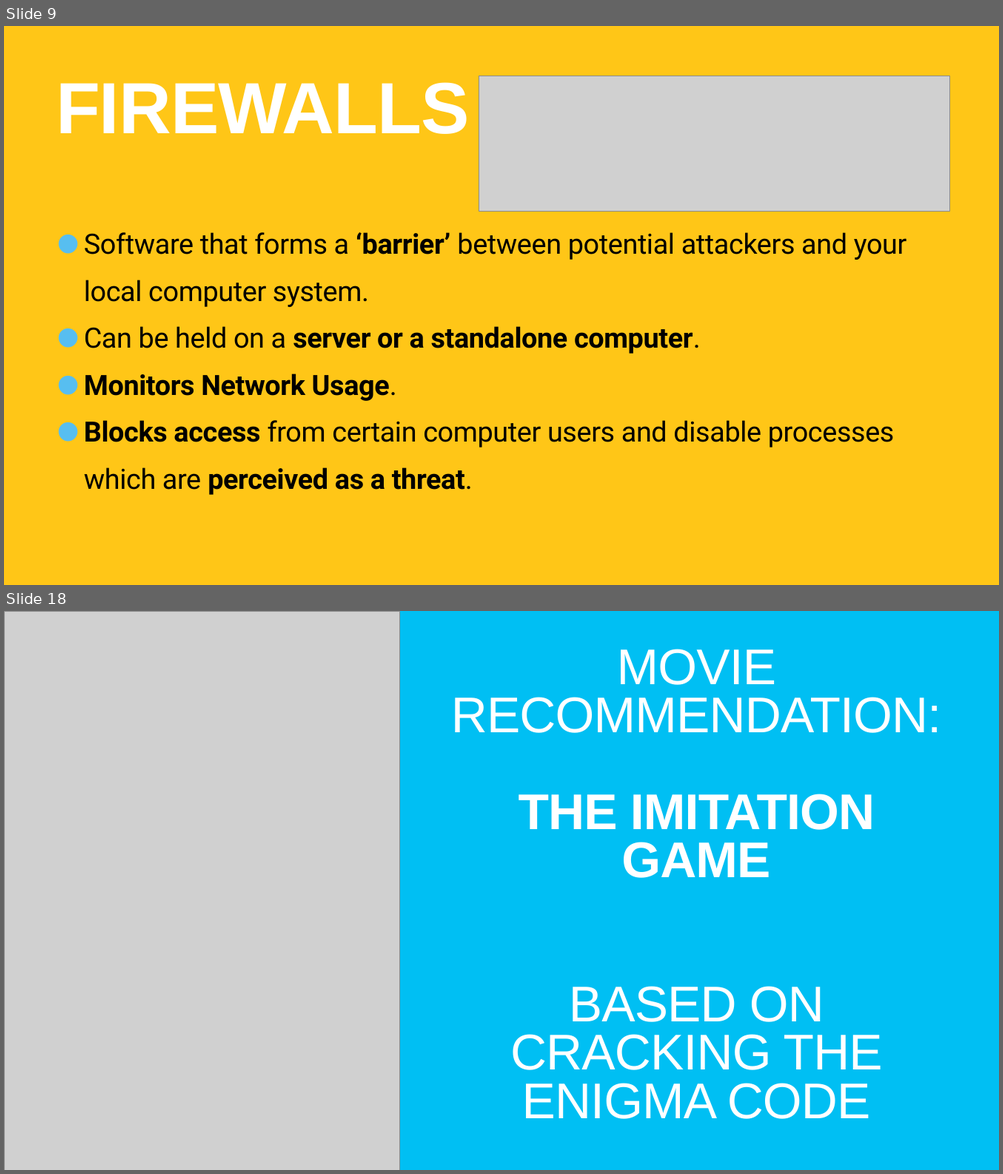
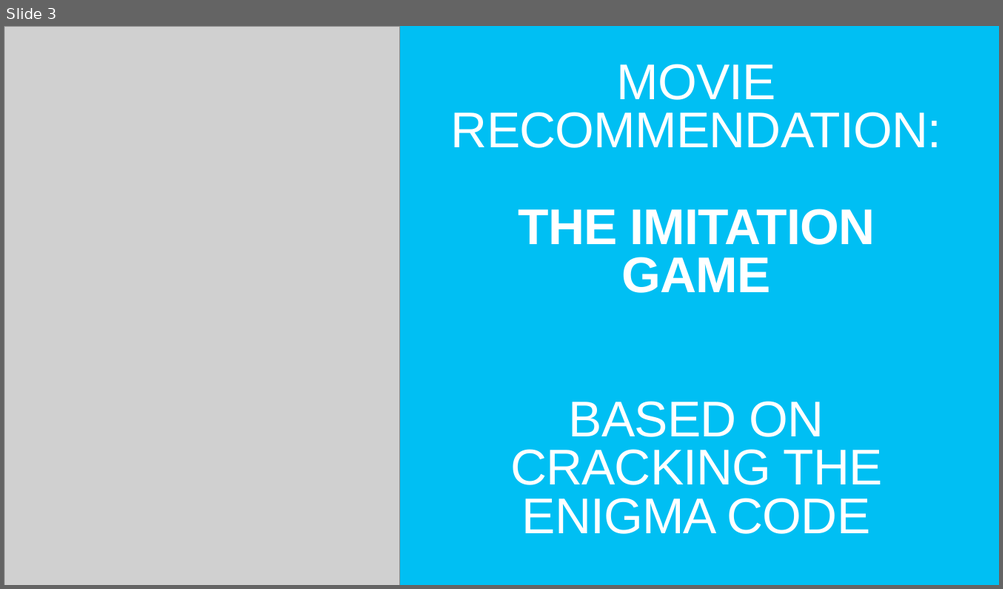
Before and after one commit to TommyWoodley/teaching, a slide deck: Y10/L3/L3.pptx. Shown one above the other, each under a label of ours: slides 9 and 18 before the commit, slide 3 after it; the slides between them are not shown. The pictures are 1003x1174 and 1003x589 pixels, drawn with LibreOffice and Linux fonts; fonts in the diff are those of the drawing; grey boxes stand for pictures. Boxes give left, top, right and bottom in pixels: in the first picture for what was removed or moved away, otherwise in the second. Text is boxed around its words. In the diff, an @@ line names an element or a change of style, - is before the commit and + after.

```diff
--- a/Y10/L3/L3.pptx
+++ b/Y10/L3/L3.pptx
@@ slide 9 removed at (4,26,999,585), background #FFC617 @@
@@ title removed at (56,82,469,134) @@
-FIREWALLS
@@ picture removed at (478,76,948,211) @@
@@ text removed at (84,232,907,495) @@
-• Software that forms a ‘barrier’ between potential attackers and your local computer system.
-• Can be held on a server or a standalone computer.
-• Monitors Network Usage.
-• Blocks access from certain computer users and disable processes which are perceived as a threat.
@@ what was slide 18 is now slide 3 @@
```
Also in this commit, not shown: 2 slides changed, 11 slides added, 15 other slides removed, 1 other file.
